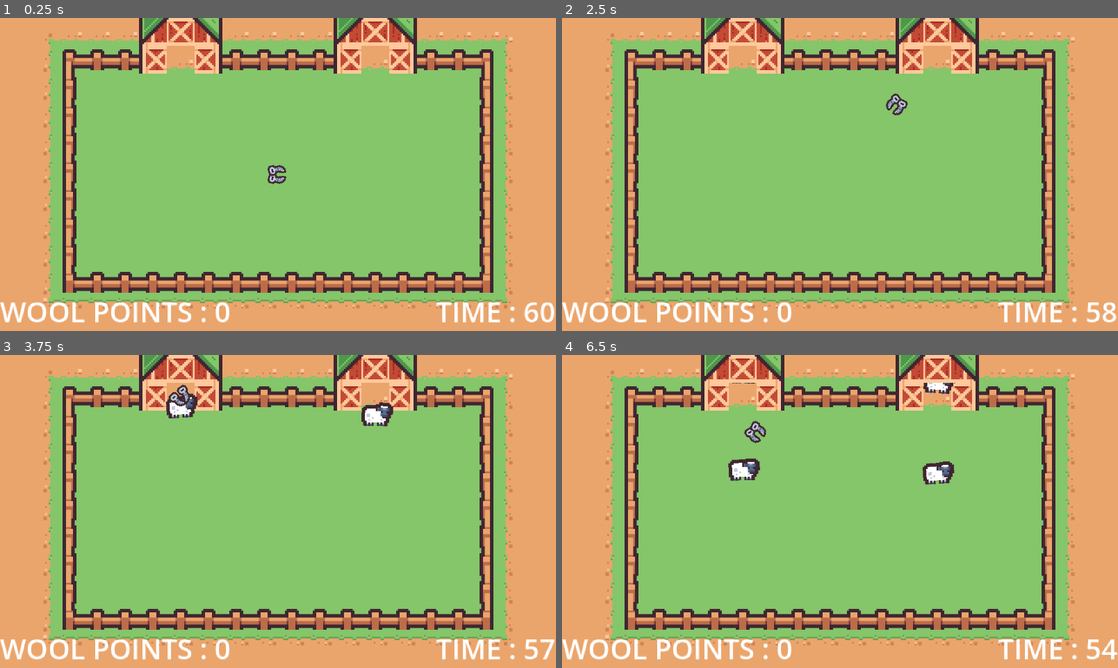
Above: before the commit, frames 1-4 (two rows, left to right).
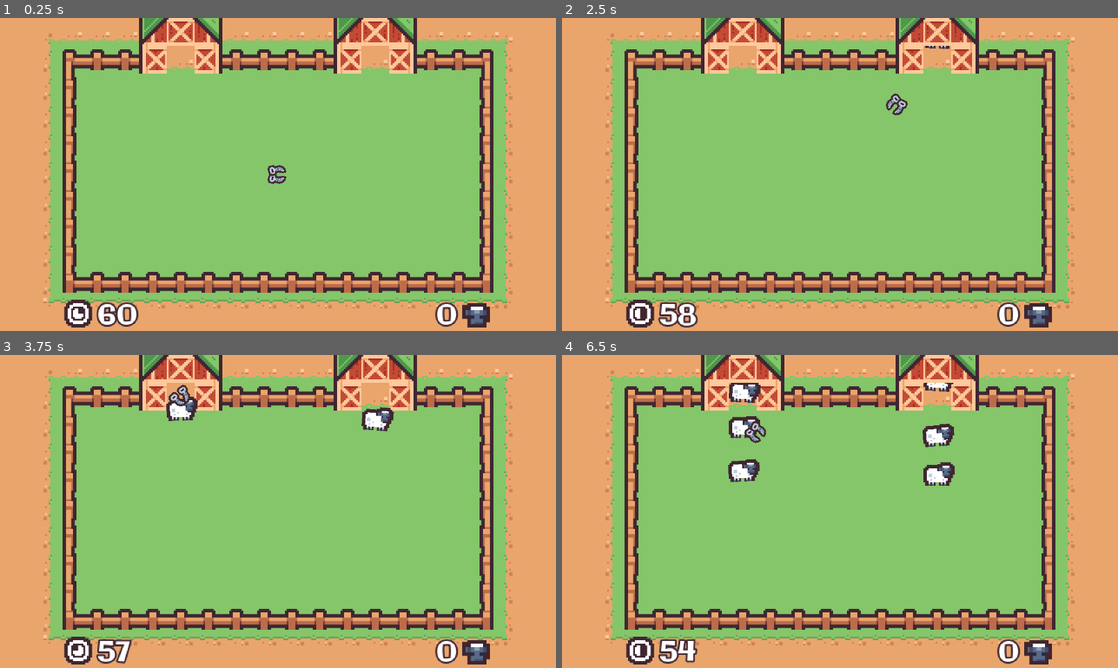
Above: after the commit, the same moments.

Repository: 0ctodice/Kenney-JAM-2026
Game: Godot game, scene res://Scene/world.tscn
Two runs of this game, one before a commit and one after it. Both use one fixed random seed, a clock stepped at 60 frames per second and the inputs below.
Inputs (mouse positions are in pixels of both pictures, inside the frame that each line leads up to):
- Up to frame 1 (0.25 s): no input
- Up to frame 2 (2.5 s): tap Enter at 0.5 s; move the mouse to (962, 158) at 0.52 s; click (962, 158) at 0.67 s; tap Space at 1.25 s; move the mouse to (728, 190) at 1.27 s; click (728, 190) at 1.42 s; move the mouse to (895, 105) at 2.02 s; click (895, 105) at 2.17 s
- Up to frame 3 (3.75 s): move the mouse to (378, 376) at 2.77 s; click (378, 376) at 2.92 s; move the mouse to (177, 395) at 3.52 s; click (177, 395) at 3.67 s
- Up to frame 4 (6.5 s): move the mouse to (673, 464) at 4.27 s; click (673, 464) at 4.42 s; move the mouse to (867, 511) at 5.02 s; click (867, 511) at 5.17 s; move the mouse to (756, 433) at 5.77 s; click (756, 433) at 5.92 s

The runs differ from the first frame. In frame 1, 2.5% of the frame differs, in the area x 0-100%, y 90-99%; in frame 2, 2.6%; in frame 3, 3.0%; in frame 4, 3.8%, in the area x 0-100%, y 8-99%.

Commit message:
better ui for points and timer, yay

Diff:
--- a/Scene/world.tscn
+++ b/Scene/world.tscn
@@ -5,6 +5,9 @@
 [ext_resource type="PackedScene" uid="uid://cqgv27dr0nk4y" path="res://Scene/sheep.tscn" id="2_dlwip"]
 [ext_resource type="Script" uid="uid://c21u41xj6a4dg" path="res://Script/birth_control.gd" id="3_ejll3"]
 [ext_resource type="Script" uid="uid://ctq3ng5fapp04" path="res://Script/ui.gd" id="5_pcvp0"]
+[ext_resource type="FontFile" uid="uid://bm0mq0gjwtr52" path="res://Asset/Galindo-Regular.ttf" id="6_37axr"]
+[ext_resource type="Texture2D" uid="uid://dyoohw2eyjtpc" path="res://Asset/sheep_icon.png" id="7_ddf65"]
+[ext_resource type="Texture2D" uid="uid://md37cau2o46e" path="res://Asset/cursor-pack.png" id="7_ol2hl"]
 
 [sub_resource type="CircleShape2D" id="CircleShape2D_eae6q"]
 
@@ -13,6 +16,87 @@
 polygons = Array[PackedInt32Array]([PackedInt32Array(0, 1, 2, 3)])
 outlines = Array[PackedVector2Array]([PackedVector2Array(48, 32, 272, 32, 272, 144, 48, 144)])
 border_size = 100.0
+
+[sub_resource type="LabelSettings" id="LabelSettings_ddf65"]
+font = ExtResource("6_37axr")
+font_color = Color(0.29411766, 0.6745098, 0.7764706, 1)
+
+[sub_resource type="LabelSettings" id="LabelSettings_ol2hl"]
+font = ExtResource("6_37axr")
+outline_size = 4
+outline_color = Color(0.24705882, 0.14901961, 0.19215687, 1)
+
+[sub_resource type="LabelSettings" id="LabelSettings_h7cfj"]
+font = ExtResource("6_37axr")
+font_color = Color(0.78, 0.29639998, 0.29639998, 1)
+
+[sub_resource type="LabelSettings" id="LabelSettings_y56vo"]
+font = ExtResource("6_37axr")
+font_color = Color(0.29411766, 0.6745098, 0.7764706, 1)
+
+[sub_resource type="AtlasTexture" id="AtlasTexture_ddf65"]
+atlas = ExtResource("7_ol2hl")
+region = Rect2(144, 144, 16, 16)
+
+[sub_resource type="AtlasTexture" id="AtlasTexture_h7cfj"]
+atlas = ExtResource("7_ol2hl")
+region = Rect2(160, 144, 16, 16)
+
+[sub_resource type="AtlasTexture" id="AtlasTexture_y56vo"]
+atlas = ExtResource("7_ol2hl")
+region = Rect2(176, 144, 16, 16)
+
+[sub_resource type="AtlasTexture" id="AtlasTexture_6a5p4"]
+atlas = ExtResource("7_ol2hl")
+region = Rect2(192, 144, 16, 16)
+
+[sub_resource type="AtlasTexture" id="AtlasTexture_a6mvv"]
+atlas = ExtResource("7_ol2hl")
+region = Rect2(256, 144, 16, 16)
+
+[sub_resource type="AtlasTexture" id="AtlasTexture_kufhj"]
+atlas = ExtResource("7_ol2hl")
+region = Rect2(240, 144, 16, 16)
+
+[sub_resource type="AtlasTexture" id="AtlasTexture_nka0b"]
+atlas = ExtResource("7_ol2hl")
+region = Rect2(208, 144, 16, 16)
+
+[sub_resource type="AtlasTexture" id="AtlasTexture_0gfnl"]
+atlas = ExtResource("7_ol2hl")
+region = Rect2(224, 144, 16, 16)
+
+[sub_resource type="SpriteFrames" id="SpriteFrames_eae6q"]
+animations = [{
+"frames": [{
+"duration": 1.0,
+"texture": SubResource("AtlasTexture_ddf65")
+}, {
+"duration": 1.0,
+"texture": SubResource("AtlasTexture_h7cfj")
+}, {
+"duration": 1.0,
+"texture": SubResource("AtlasTexture_y56vo")
+}, {
+"duration": 1.0,
+"texture": SubResource("AtlasTexture_6a5p4")
+}, {
+"duration": 1.0,
+"texture": SubResource("AtlasTexture_a6mvv")
+}, {
+"duration": 1.0,
+"texture": SubResource("AtlasTexture_kufhj")
+}, {
+"duration": 1.0,
+"texture": SubResource("AtlasTexture_nka0b")
+}, {
+"duration": 1.0,
+"texture": SubResource("AtlasTexture_0gfnl")
+}],
+"loop": 1,
+"name": &"default",
+"speed": 4.0
+}]
 
 [node name="World" type="Node2D" unique_id=913504707]
 
@@ -91,23 +175,68 @@
 offset_bottom = 40.0
 script = ExtResource("5_pcvp0")
 
+[node name="PointsFX" type="Label" parent="UI" unique_id=396836708]
+modulate = Color(1, 1, 1, 0)
+layout_mode = 0
+offset_left = 184.0
+offset_top = 160.0
+offset_right = 264.0
+offset_bottom = 183.0
+text = "0"
+label_settings = SubResource("LabelSettings_ddf65")
+horizontal_alignment = 2
+
 [node name="Points" type="Label" parent="UI" unique_id=1086885452]
 layout_mode = 0
-offset_top = 157.0
-offset_right = 133.0
-offset_bottom = 180.0
-text = "WOOL POINTS : 0"
+offset_left = 184.0
+offset_top = 160.0
+offset_right = 264.0
+offset_bottom = 183.0
+text = "0"
+label_settings = SubResource("LabelSettings_ol2hl")
+horizontal_alignment = 2
+
+[node name="SheepSPrite" type="Sprite2D" parent="UI/Points" unique_id=593416858]
+position = Vector2(90, 11)
+texture = ExtResource("7_ddf65")
+
+[node name="TimerMalusFX" type="Label" parent="UI" unique_id=1142200995]
+modulate = Color(1, 1, 1, 0)
+layout_mode = 0
+offset_left = 56.0
+offset_top = 160.0
+offset_right = 222.0
+offset_bottom = 183.0
+text = "60"
+label_settings = SubResource("LabelSettings_h7cfj")
 vertical_alignment = 1
 
+[node name="TimerBonusFX" type="Label" parent="UI" unique_id=1935777395]
+modulate = Color(1, 1, 1, 0)
+layout_mode = 0
+offset_left = 56.0
+offset_top = 160.0
+offset_right = 222.0
+offset_bottom = 183.0
+text = "60"
+label_settings = SubResource("LabelSettings_y56vo")
+vertical_alignment = 1
+
 [node name="Timer" type="Label" parent="UI" unique_id=57774508]
 layout_mode = 0
-offset_left = 134.0
-offset_top = 157.0
-offset_right = 320.0
-offset_bottom = 180.0
-text = "TIME : 60"
-horizontal_alignment = 2
+offset_left = 56.0
+offset_top = 160.0
+offset_right = 222.0
+offset_bottom = 183.0
+text = "60"
+label_settings = SubResource("LabelSettings_ol2hl")
 vertical_alignment = 1
+
+[node name="TimerSprite" type="AnimatedSprite2D" parent="UI/Timer" unique_id=1991425100]
+position = Vector2(-11, 10)
+sprite_frames = SubResource("SpriteFrames_eae6q")
+autoplay = "default"
+frame_progress = 0.5973202
 
 [connection signal="area_entered" from="BirthControlA" to="BirthControlA" method="_on_area_entered"]
 [connection signal="area_entered" from="BirthControlB" to="BirthControlB" method="_on_area_entered"]
--- a/Script/birth_control.gd
+++ b/Script/birth_control.gd
@@ -11,7 +11,7 @@
 func _ready():
 	rng = RandomNumberGenerator.new()
 	timer.timeout.connect(create_sheep)
-	timer.start(rng.randf_range(1.0, 3.0))
+	timer.start(rng.randf_range(0.5, 3.0))
 
 func create_sheep():
 	var add_sheep = func():
@@ -21,7 +21,7 @@
 		sheep.on_birth(finish_point_a.global_position, finish_point_b.global_position)
 
 	add_sheep.call_deferred()
-	timer.start(rng.randf_range(1.0, 5.0))
+	timer.start(rng.randf_range(0.5, 3.0))
 
 
 func _on_area_entered(area):
--- a/Script/ui.gd
+++ b/Script/ui.gd
@@ -4,14 +4,22 @@
 signal game_over
 
 @onready var points_label: Label = $Points
+@onready var points_FX_label: Label = $PointsFX
 @onready var timer_label: Label = $Timer
+@onready var timer_malus_FX_label: Label = $TimerMalusFX
+@onready var timer_bonus_FX_label: Label = $TimerBonusFX
+
 var total: int = 0
 var timer: int = 60
 
 var buffer: float = 0
-var punition: int = int(exp(4)) / 2
+var punition: int = int(exp(4))
 
 var stop_decounting: bool = false
+
+var points_FX_tween: Tween
+var timer_malus_FX_tween: Tween
+var timer_bonus_FX_tween: Tween
 
 # Called every frame. 'delta' is the elapsed time since the previous frame.
 func _process(delta):
@@ -20,21 +28,62 @@
 		if buffer > +1.0:
 			buffer = 0
 			timer -= 1
-			timer_label.text = "TIME : " + str(timer)
+			timer_label.text = str(timer)
 			if timer <= 0:
 				game_over.emit()
 				stop_decounting = true
 
 func add_points(points: int):
-	total += points
-	timer += points / 2
-	points_label.text = "WOOL POINTS : " + str(total)
+	if not stop_decounting:
+		total += points
+		timer += points / 4
+		points_label.text = str(total)
+
+		# ANIMATING POINTS FX
+		points_FX_label.global_position = points_label.global_position
+		points_FX_label.modulate = Color.TRANSPARENT
+		points_FX_label.text = "+" + str(points)
+
+		if points_FX_tween:
+			points_FX_tween.kill()
+		points_FX_tween = create_tween()
+		points_FX_tween.tween_property(points_FX_label, "modulate", Color.WHITE, 0.25)
+		points_FX_tween.parallel().tween_property(points_FX_label, "global_position", points_FX_label.global_position + Vector2.UP * 20, 0.25)
+		points_FX_tween.chain().tween_property(points_FX_label, "global_position", points_FX_label.global_position + Vector2.UP * 100, 1)
+		points_FX_tween.parallel().tween_property(points_FX_label, "modulate", Color.TRANSPARENT, 1)
+
+		# ANIMATING TIMER FX
+		timer_bonus_FX_label.global_position = timer_label.global_position
+		timer_bonus_FX_label.modulate = Color.TRANSPARENT
+		timer_bonus_FX_label.text = "+" + str(points / 4)
+
+		if timer_bonus_FX_tween:
+			timer_bonus_FX_tween.kill()
+		timer_bonus_FX_tween = create_tween()
+		timer_bonus_FX_tween.tween_property(timer_bonus_FX_label, "modulate", Color.WHITE, 0.25)
+		timer_bonus_FX_tween.parallel().tween_property(timer_bonus_FX_label, "global_position", timer_bonus_FX_label.global_position + Vector2.UP * 20, 0.25)
+		timer_bonus_FX_tween.chain().tween_property(timer_bonus_FX_label, "global_position", timer_bonus_FX_label.global_position + Vector2.UP * 100, 1)
+		timer_bonus_FX_tween.parallel().tween_property(timer_bonus_FX_label, "modulate", Color.TRANSPARENT, 1)
+
 
 func remove_time():
 	if timer <= punition:
 		timer = 0
-		timer_label.text = "TIME : " + str(timer)
+		timer_label.text = str(timer)
 		game_over.emit()
 		stop_decounting = true
 	else:
 		timer -= punition
+
+	if not stop_decounting:
+		timer_malus_FX_label.global_position = timer_label.global_position
+		timer_malus_FX_label.modulate = Color.TRANSPARENT
+		timer_malus_FX_label.text = "-" + str(punition)
+
+		if timer_malus_FX_tween:
+			timer_malus_FX_tween.kill()
+		timer_malus_FX_tween = create_tween()
+		timer_malus_FX_tween.tween_property(timer_malus_FX_label, "modulate", Color.WHITE, 0.25)
+		timer_malus_FX_tween.parallel().tween_property(timer_malus_FX_label, "global_position", timer_malus_FX_label.global_position + Vector2.UP * 20, 0.25)
+		timer_malus_FX_tween.chain().tween_property(timer_malus_FX_label, "global_position", timer_malus_FX_label.global_position + Vector2.UP * 100, 1)
+		timer_malus_FX_tween.parallel().tween_property(timer_malus_FX_label, "modulate", Color.TRANSPARENT, 1)
Binary file added: Asset/Galindo-Regular.ttf
Not shown, added: Asset/Galindo-Regular.ttf.import
Binary file added: Asset/cursor-pack.png
Not shown, added: Asset/cursor-pack.png.import
Binary file changed: Asset/sheep.aseprite
Binary file added: Asset/sheep_icon.png
Not shown, added: Asset/sheep_icon.png.import
